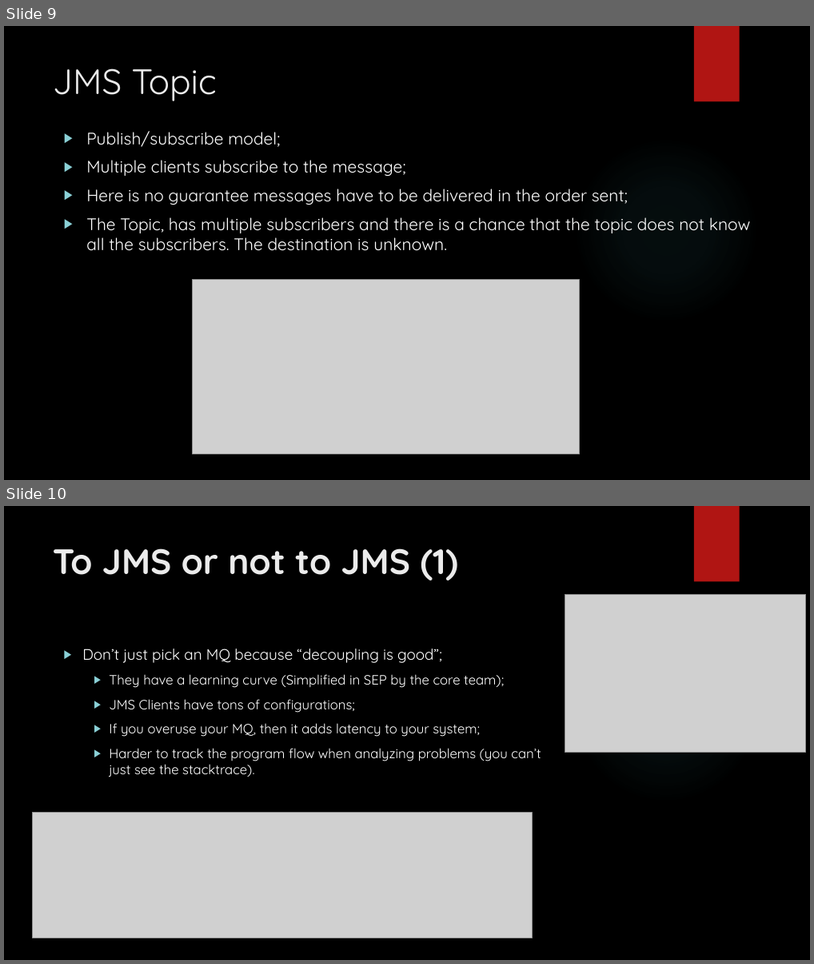
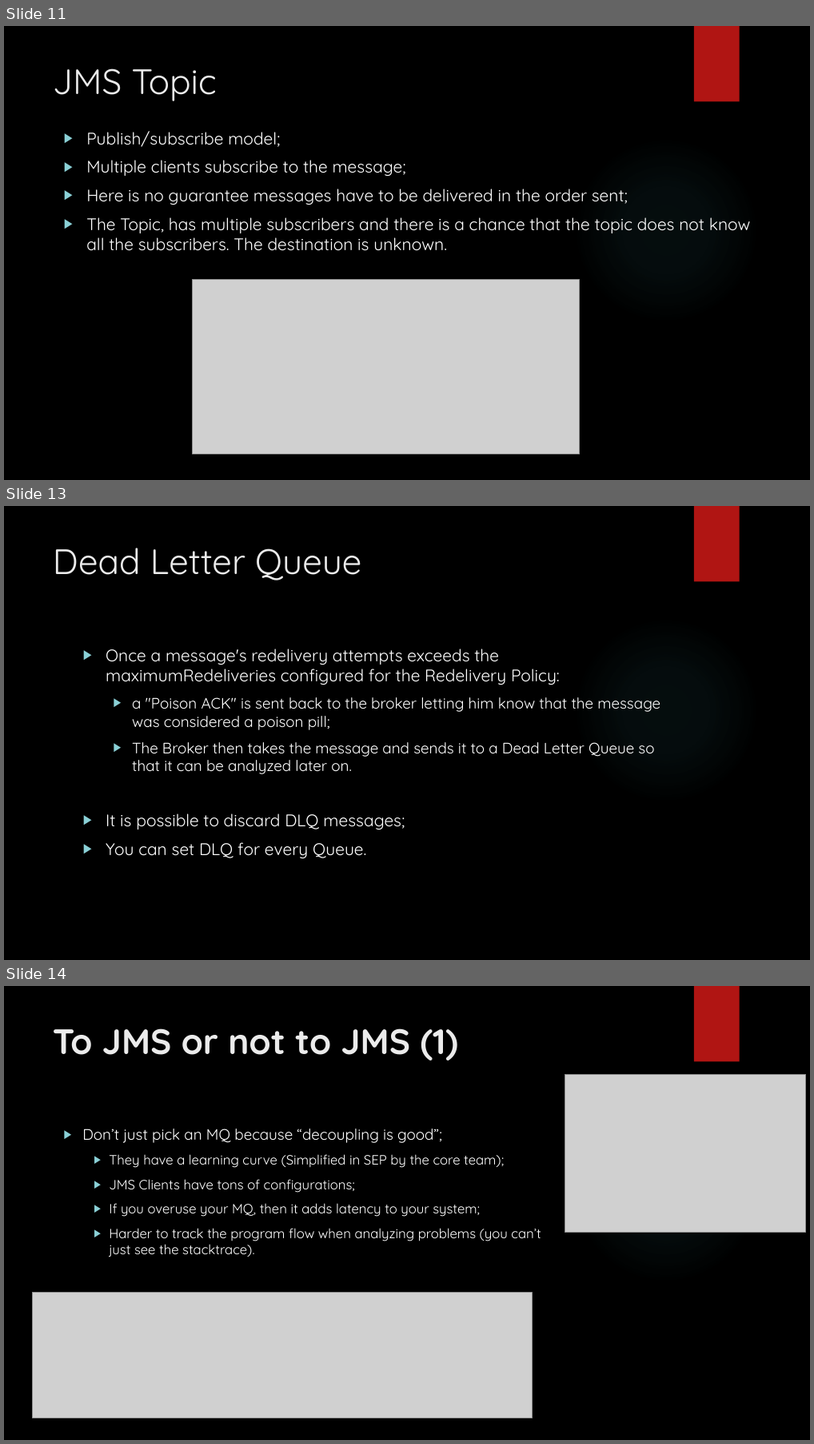
Before and after one commit to ivorusev/jms-tutorial-resources, a slide deck: jms-basics-day-one.pptx. Shown one above the other, each under a label of ours: slides 9 and 10 before the commit, slides 11, 13 and 14 after it; the slides between them are not shown. The pictures are 814x964 and 814x1444 pixels, drawn with LibreOffice and Linux fonts; fonts in the diff are those of the drawing; grey boxes stand for pictures; background and template pictures are left out. Boxes give left, top, right and bottom in pixels: in the first picture for what was removed or moved away, otherwise in the second. Text is boxed around its words. In the diff, an @@ line names an element or a change of style, - is before the commit and + after.

```diff
--- a/jms-basics-day-one.pptx
+++ b/jms-basics-day-one.pptx
@@ slide 13 added at (x1=4, y1=506, x2=810, y2=960), background picture (left out); not listed: 2 template elements that a slide beside it also shows @@
@@ title added at (x1=53, y1=548, x2=362, y2=580), 42 pt, text #EBEBEB @@
+Dead Letter Queue
@@ text added at (x1=106, y1=648, x2=661, y2=859), 18 pt, text #FFFFFF @@
+▶ Once a message's redelivery attempts exceeds the maximumRedeliveries configured for the Redelivery Policy:
+  ▶ a "Poison ACK" is sent back to the broker letting him know that the message was considered a poison pill;
+  ▶ The Broker then takes the message and sends it to a Dead Letter Queue so that it can be analyzed later on.
+▶ It is possible to discard DLQ messages;
+▶ You can set DLQ for every Queue.
@@ what was slide 9 is now slide 11 @@
@@ what was slide 10 is now slide 14 @@
```
Also in this commit, not shown: 12 slides changed, 6 other slides added, 1 slide removed, 2 other files.
